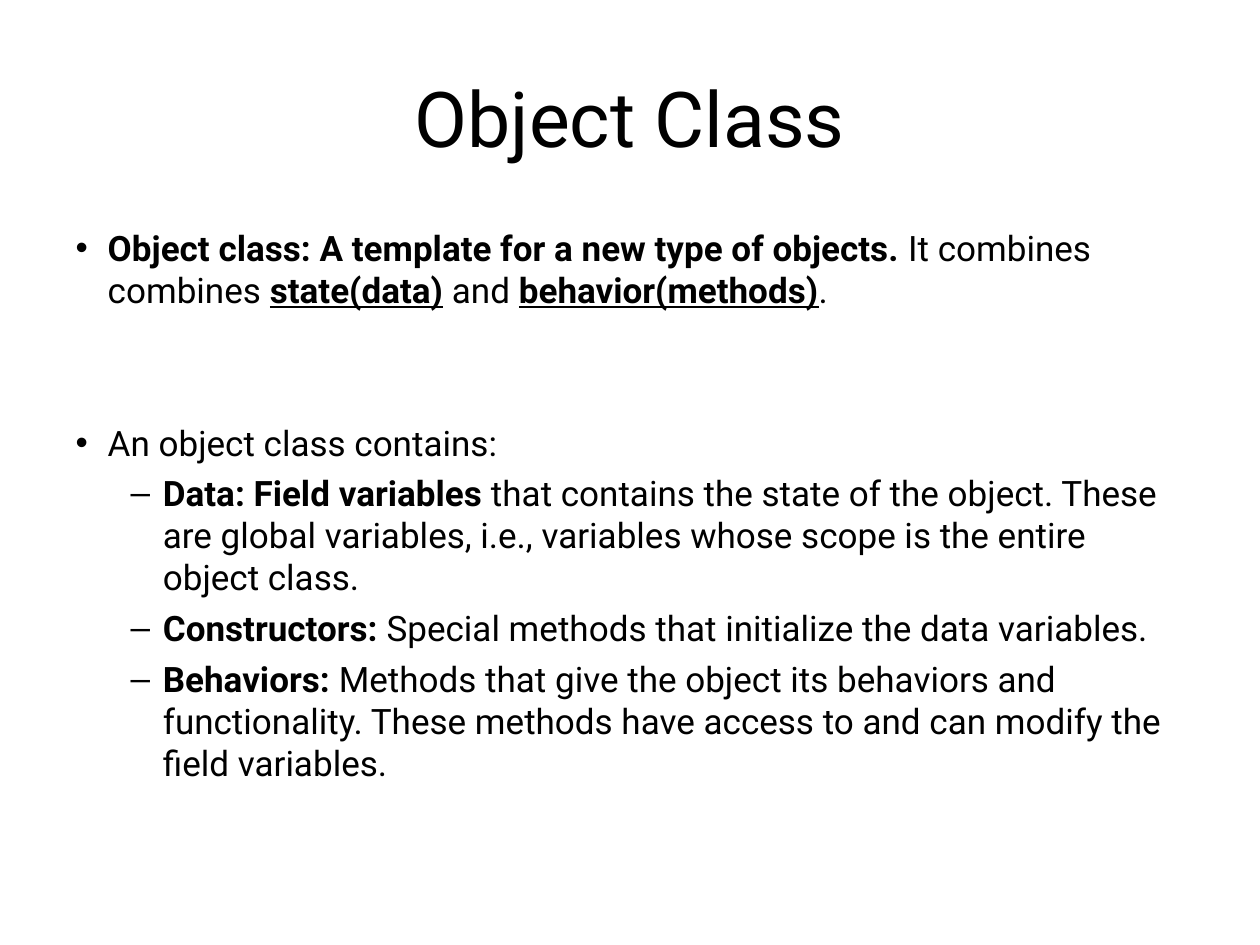
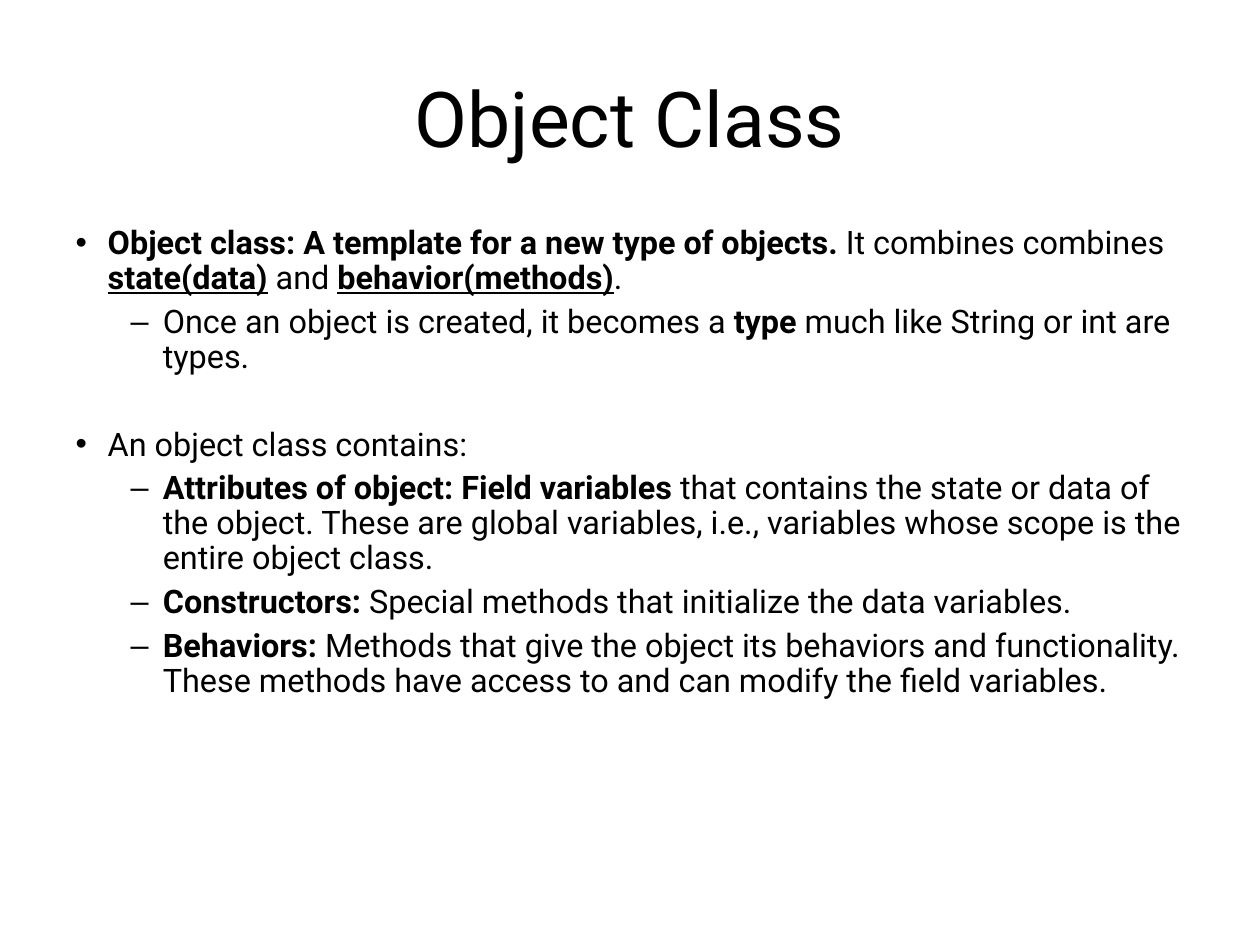
Before and after one commit to LongBaoNguyen/longbaonguyen.github.io, a slide deck: slide 15 of courses/apcsp/lecture11.ppt (slide 21 before the commit). Drawn at 1260x945 pixels with LibreOffice and Linux fonts; fonts in the diff are those of the drawing; background and template pictures are left out. Boxes give left, top, right and bottom in pixels: in the first picture for what was removed or moved away, otherwise in the second. Text is boxed around its words. In the diff, an @@ line names an element or a change of style, - is before the commit and + after.

```diff
--- a/courses/apcsp/lecture11.ppt
+++ b/courses/apcsp/lecture11.ppt
@@ text at (108, 229, 1180, 699): size 20 to 18.5 pt in "Object class: A template for a new ...", "An object class contains:", "Constructors: Special methods that initialize the data ...", "Behaviors: Methods that give the object its ..."; line spacing 1 to 0.9 @@
@@ text at (163, 308, 1170, 375): paragraph added @@
+  – Once an object is created, it becomes a type much like String or int are types.
@@ text at (163, 474, 1181, 576): text changed; size 20 to 18.5 pt @@
-  – Data: Field variables that contains the state of the object. These are global variables, i.e., variables whose scope is the entire object class.
+  – Attributes of object: Field variables that contains the state or data of the object. These are global variables, i.e., variables whose scope is the entire object class.
```
Also in this commit, not shown: 13 other slides changed, 13 slides removed, 4 other files.
